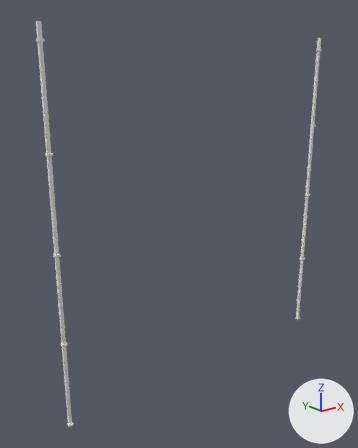
One commit to the OBJ model resources/blender/zombie_street/Street_BlockR1_Pipes.obj: the scene before it, then after it.
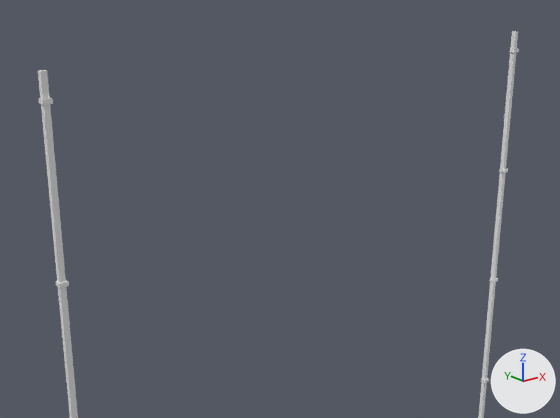
There are two pictures of each version: one whole from a 50 mm lens placed at (-12.31, -13.6, 12.47), pointed at (-0.9, 0.65, 6.76), one close up from a 50 mm lens placed at (-11.03, -11.92, 15.28), pointed at (-0.33, 1.46, 9.93). The lights are fixed; the arrows at lower right show +X, +Y and +Z. The last two pictures show the newer version. Materials are left out; every surface is plain grey. Where no turn or scale is listed for an object, it has been applied to the vertices.

The first close-up shows 'Street_BlockR1_Pipes'.
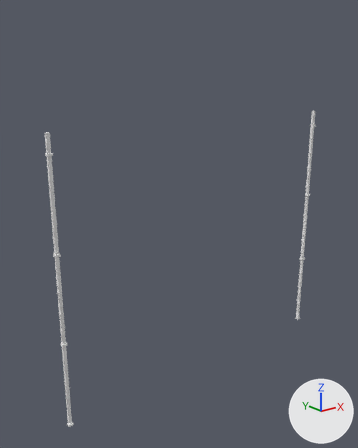
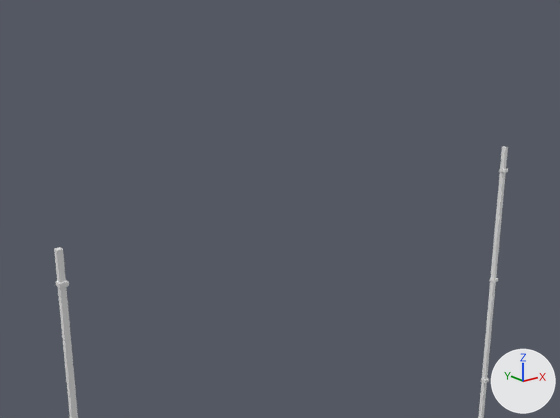
Diff of the bpy script that builds the scene:
```diff
--- a/resources/blender/zombie_street/Street_BlockR1_Pipes.obj.py
+++ b/resources/blender/zombie_street/Street_BlockR1_Pipes.obj.py
@@ me_street_blockr1_pipes @@
 # used by ob_street_blockr1_pipes; location = (0.0, 0.0, 0.0)
 # verts and faces of me_street_blockr1_pipes; kept vertices keep their numbers, new ones are numbered from 96
 # before: 22 (-6.28, 0.16, 13.7) at pixel (37, 70), 23 (-6.28, 0.05, 13.7) at pixel (40, 71), 26 (-6.16, 0.16, 13.7) at pixel (44, 69), 27 (-6.16, 0.05, 13.7) at pixel (47, 70)
 # before: 70 (6.16, 0.16, 13.7) at pixel (511, 31), 71 (6.16, 0.05, 13.7) at pixel (515, 31), 74 (6.28, 0.16, 13.7) at pixel (514, 30), 75 (6.28, 0.05, 13.7) at pixel (518, 31)
-me_street_blockr1_pipes.from_pydata(...)  # 96 vertices, 144 faces; spans x -6.3..6.3, y 0.0..0.16, z 0.58..13.7
+me_street_blockr1_pipes.from_pydata(...)  # 80 vertices, 120 faces; spans x -6.3..6.3, y 0.0..0.16, z 0.58..10.7
+# me_street_blockr1_pipes part 1: the loose piece of 8 vertices spanning x -6.3..-6.14, y 0.0..0.16, z 13.18..13.26 is deleted
+# me_street_blockr1_pipes part 2
+for i in [22, 23, 26, 27]: verts[i] += (0.0, 0.0, -3.0)
+# me_street_blockr1_pipes part 3
+for i in [70, 71, 74, 75]: verts[i] += (0.0, 0.0, -3.0)
+# other edits to the shape of me_street_blockr1_pipes do not show in these pictures
```

Changed parts and their boxes (x1, y1, x2, y2) in the close-ups (560 x 418 px; the box of a moved part takes in the faces that stretch with it):
'Street_BlockR1_Pipes', reshaped
    before: (38, 31, 519, 418)
    after: (54, 146, 508, 418)
part 1 of me_street_blockr1_pipes, deleted
    before: (39, 98, 53, 105)
part 2 of me_street_blockr1_pipes, moved or reshaped
    before: (38, 70, 78, 418)
    after: (54, 247, 78, 418)
part 3 of me_street_blockr1_pipes, moved or reshaped
    before: (478, 31, 518, 418)
    after: (478, 146, 508, 418)
